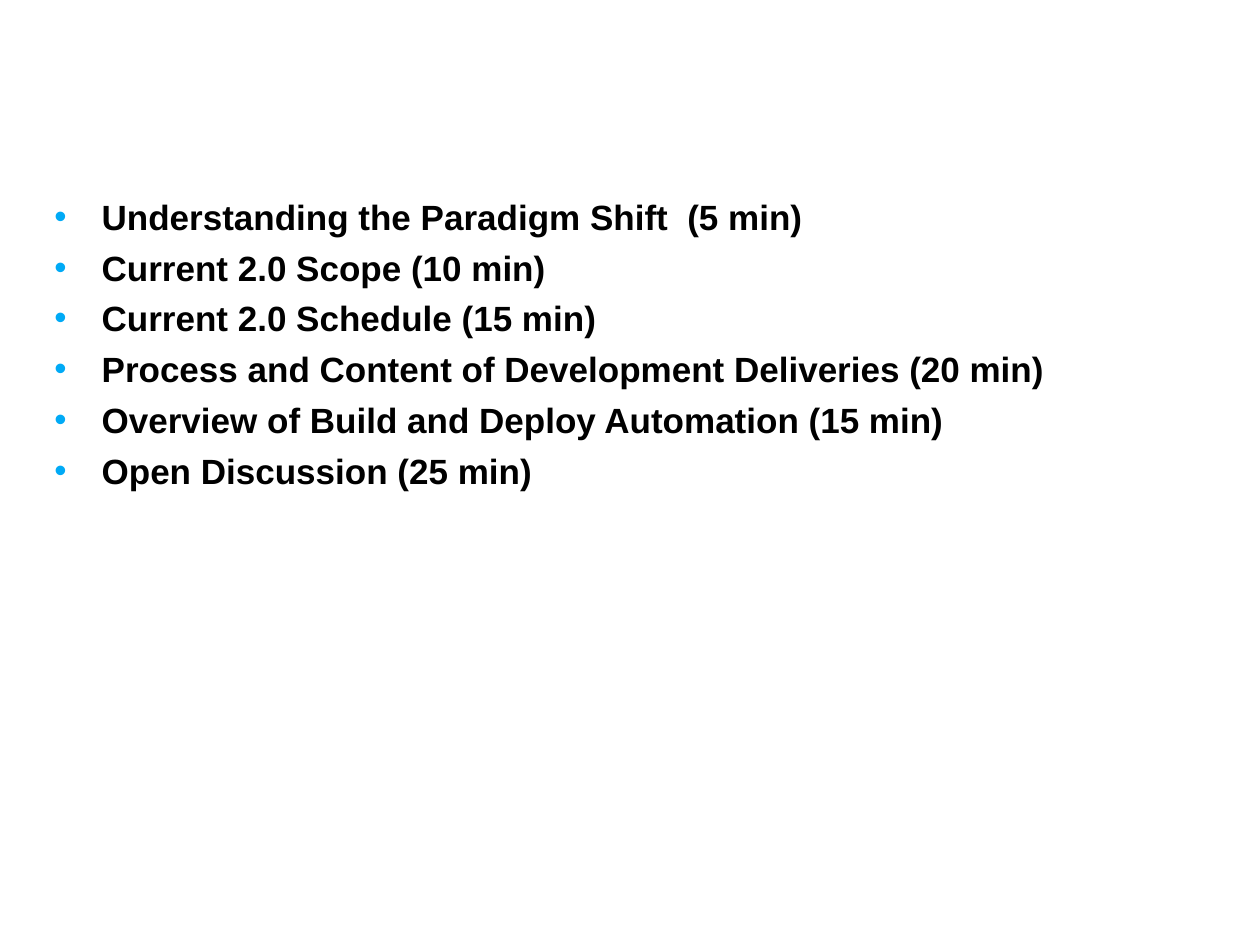
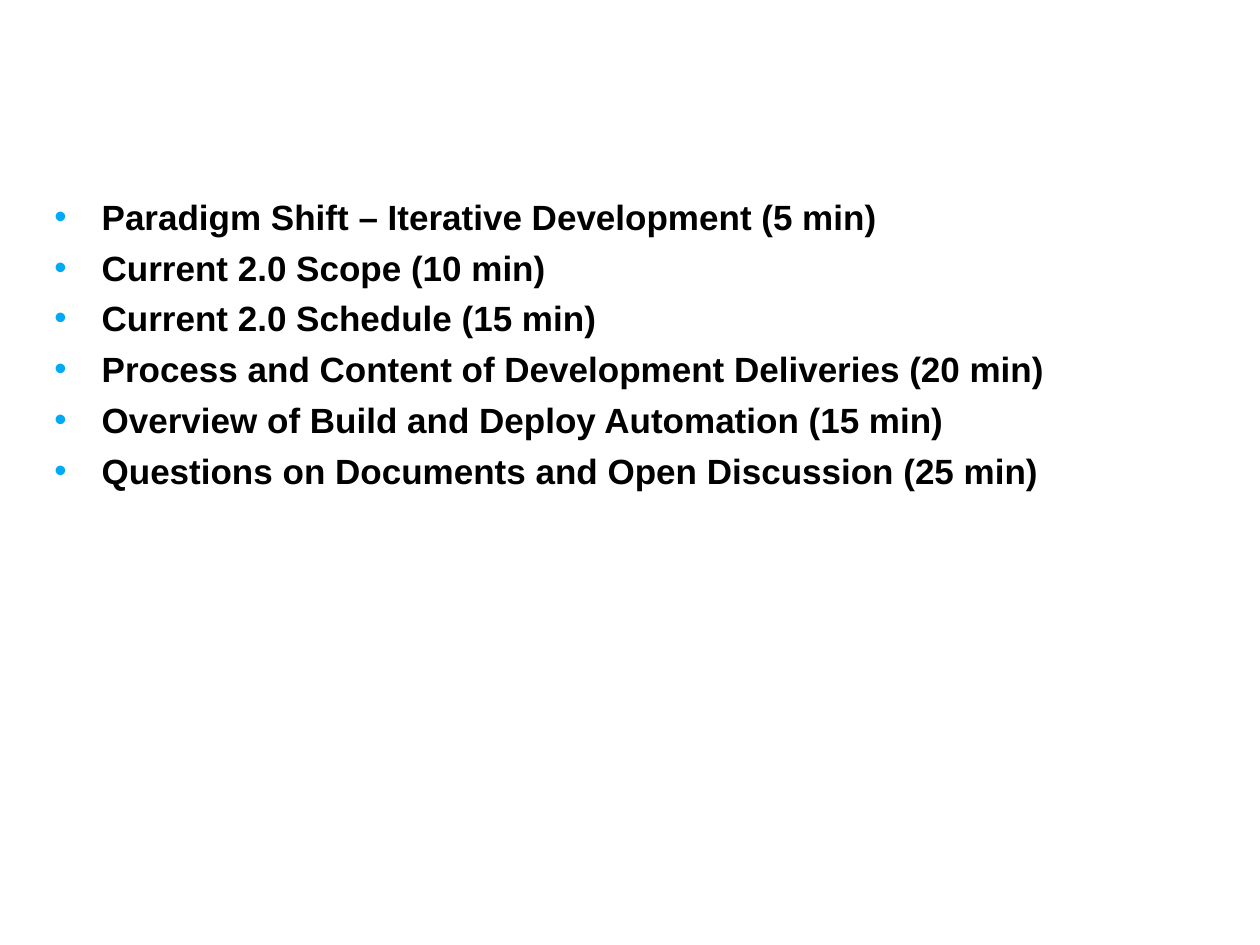
Before and after one commit to NCIP/caarray-docs, a slide deck: slide 2 of project_management/reports/development_to_qa_handoff.ppt. Drawn at 1260x945 pixels with LibreOffice and Linux fonts; fonts in the diff are those of the drawing; background and template pictures are left out. Boxes give left, top, right and bottom in pixels: in the first picture for what was removed or moved away, otherwise in the second. Text is boxed around its words. In the diff, an @@ line names an element or a change of style, - is before the commit and + after.

Commit message:
updates to slides for first three agenda items

```diff
--- a/project_management/reports/development_to_qa_handoff.ppt
+++ b/project_management/reports/development_to_qa_handoff.ppt
@@ text at (102,204,876,237): text changed @@
-• Understanding the Paradigm Shift (5 min)
+• Paradigm Shift – Iterative Development (5 min)
@@ text at (102,458,1038,491): text changed @@
-• Open Discussion (25 min)
+• Questions on Documents and Open Discussion (25 min)
```
Also in this commit, not shown: 10 other slides changed, 4 slides added, 3 slides removed.
